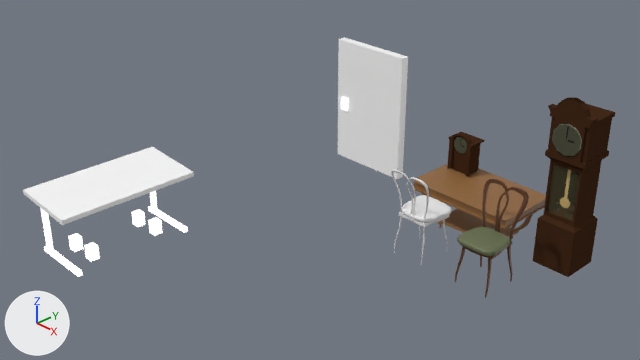
The Blender file Assets/Art/Blender files/Assets1.blend as it was, and as the next commit left it.
One viewpoint serves both versions: the file's camera 'Camera'. The lights are fixed; the arrows at lower left show +X, +Y and +Z.

Before the edit, the objects in view are built like this:
```python
me_cube_019 = bpy.data.meshes.new('Cube.019')
me_cube_019.from_pydata(...)  # 826 vertices, 836 faces; spans x -0.331..0.331, y -0.331..0.375, z -0.003..1.323
# faces by material slot: [542, 294]
me_cube_019.materials.append(mat_chair_body)  # brown #593316
me_cube_019.materials.append(mat_chair_cushion)  # dark green #656d4b
me_scene_010 = bpy.data.meshes.new('Scene.010')
me_scene_010.from_pydata(...)  # a box spanning x -0.07..0.07, y -1.02..1.02, z -0.68..0.68
me_scene_010.materials.append(mat_white_simple)  # white #ffffff
me_scene_011 = bpy.data.meshes.new('Scene.011')
me_scene_011.from_pydata(...)  # a box spanning x -0.102..0.102, y -0.102..0.102, z -0.068..0.068
me_scene_011.materials.append(mat_probuilder_default_hdrp_002)  # its picture is missing
ob_chair = bpy.data.objects.new('chair', me_cube_019)
ob_chair.location = (1.61, 1.45, -1.48)
ob_door_1 = bpy.data.objects.new('Door_1', me_scene_010)
ob_door_1.location = (-1.85, 2.89, -0.42)
ob_door_1.rotation_euler = (1.571, 0.0, 1.585)  # degrees (90, 0, 91)
ob_knob = bpy.data.objects.new('Knob', me_scene_011)
ob_knob.parent = ob_door_1
ob_knob.matrix_parent_inverse = Matrix(((-0.0147, 1.0, 0.0, -2.916), (0.0, 0.0, 1.0, 0.422), (1.0, 0.0147, 0.0, 1.81), (0.0, 0.0, 0.0, 1.0)))
ob_knob.location = (-2.363, 2.882, -0.473)
ob_knob.rotation_euler = (1.571, 0.0, 1.585)  # degrees (90, 0, 91)
# also in view: 'Cube.005' at (0.55, 1.47, -0.81); 'Cube' at (-2.52, -1.55, -0.49); 'table clock' at (0.22, 2.72, -0.44); 'grandfather clock' at (2.04, 2.65, -0.26); 'couch table' at (0.75, 2.41, -1.12)
```
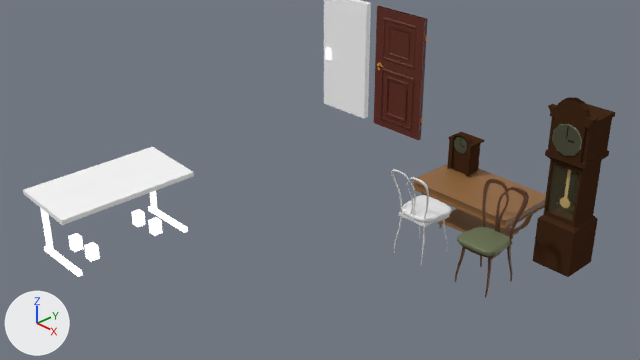
Commit message: added door

ob_door_mirror_empty is not drawn itself; it is used by a modifier of ob_door_2.

Diff of the bpy script that builds the scene:
```diff
--- a/Assets/Art/Blender files/Assets1.blend.py
+++ b/Assets/Art/Blender files/Assets1.blend.py
@@ me_scene_010 @@
 me_scene_010.from_pydata(...)  # 8 vertices, 6 faces; spans x -0.07..0.07, y -1.02..1.02, z -0.68..0.68
 # used by ob_door_1; location = (-1.85, 2.89, -0.42); rotation_euler = (1.571, 0.0, 1.585), in degrees (90, 0, 91)
+# me_scene_010 part 1: the whole mesh is multiplied about its middle by the matrix ((-0.015, 0.0, 1.0), (1.0, 0.0, 0.015), (0.0, 1.0, 0.0))
 me_scene_010.materials.append(mat_white_simple)
@@ ob_door_1 @@
 ob_door_1 = bpy.data.objects.new('Door_1', me_scene_010)
-ob_door_1.location = (-1.85, 2.89, -0.42)
-ob_door_1.rotation_euler = (1.571, 0.0, 1.585)  # degrees (90, 0, 91)
+ob_door_1.location = (-3.13, 3.59, 0.0)
+ob_door_1.scale = (0.743, 0.735, 1.0)
@@ ob_knob @@
 ob_knob.parent = ob_door_1
-ob_knob.matrix_parent_inverse = Matrix(((-0.0147, 1.0, 0.0, -2.916), (0.0, 0.0, 1.0, 0.422), (1.0, 0.0147, 0.0, 1.81), (0.0, 0.0, 0.0, 1.0)))
+ob_knob.matrix_parent_inverse = Matrix(((1.0, 0.0, 0.0, 1.852), (0.0, 1.0, 0.0, -2.889), (0.0, 0.0, 1.0, 0.422), (0.0, 0.0, 0.0, 1.0)))
 ob_knob.location = (-2.363, 2.882, -0.473)
@@ ob_door_mirror_empty @@
+ob_door_mirror_empty = bpy.data.objects.new('door mirror empty', None)
+ob_door_mirror_empty.parent = ob_door_2
+ob_door_mirror_empty.location = (-1.87, 3.569, 0.0)
@@ ob_door_2 @@
+ob_door_2 = bpy.data.objects.new('door', me_cube_025)  # 132 vertices, 115 faces; spans x -0.51..0.51, y -0.06..0.02, z 0.01..2.07; in mat_door (brown #5f2312), mat_brass (orange #d99743); modifiers MIRROR
+ob_door_2.location = (-1.87, 3.57, -1.04)
@@ ob_cylinder_001 @@
+ob_cylinder_001 = bpy.data.objects.new('Cylinder.001', me_cylinder_005)  # 64 vertices, 48 faces; spans x -0.024..0.135, y -0.009..0.032, z -0.024..0.041; in mat_brass (orange #d99743)
+ob_cylinder_001.parent = ob_door_2
+ob_cylinder_001.location = (-2.295, 3.513, 0.0563)
@@ ob_cylinder @@
+ob_cylinder = bpy.data.objects.new('Cylinder', me_cylinder_002)  # an 8-sided cylinder along z spanning x -0.022..0.022, y -0.022..0.022, z 0.696..0.735; an 8-sided cylinder along z spanning x -0.022..0.022, y -0.022..0.022, z 0.656..0.694; an 8-sided cylinder along z spanning x -0.022..0.022, y -0.022..0.022, z -0.694..-0.656; an 8-sided cylinder along z spanning x -0.022..0.022, y -0.022..0.022, z -0.735..-0.696; in mat_brass (orange #d99743)
+ob_cylinder.parent = ob_door_2
+ob_cylinder.location = (-1.35, 3.586, 0.021)
```

Location of each change, [x1, y1, x2, y2] in pixels of the pictures (640 x 360 px):
'Door_1', reshaped, moved, rescaled, turned: before [338, 37, 408, 179]; after [324, 0, 371, 118]
'door', added: after [374, 6, 428, 140]
    faces in mat_door (brown #5f2212): [374, 6, 428, 140]
'Knob', moved, rescaled, turned: before [341, 97, 348, 111]; after [326, 48, 331, 60]
'Cylinder', added: after [421, 36, 428, 123]
'Cylinder.001', added: after [377, 63, 383, 67]
